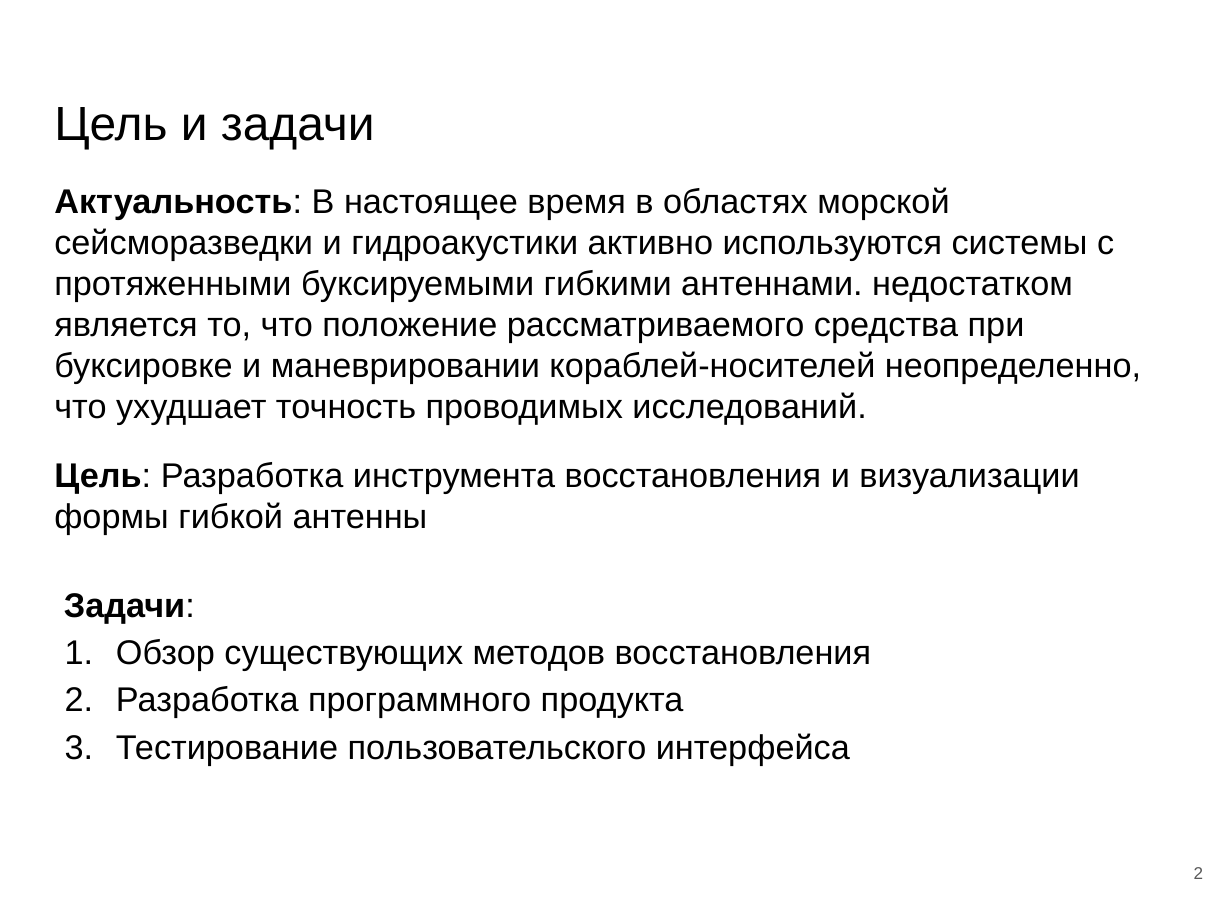
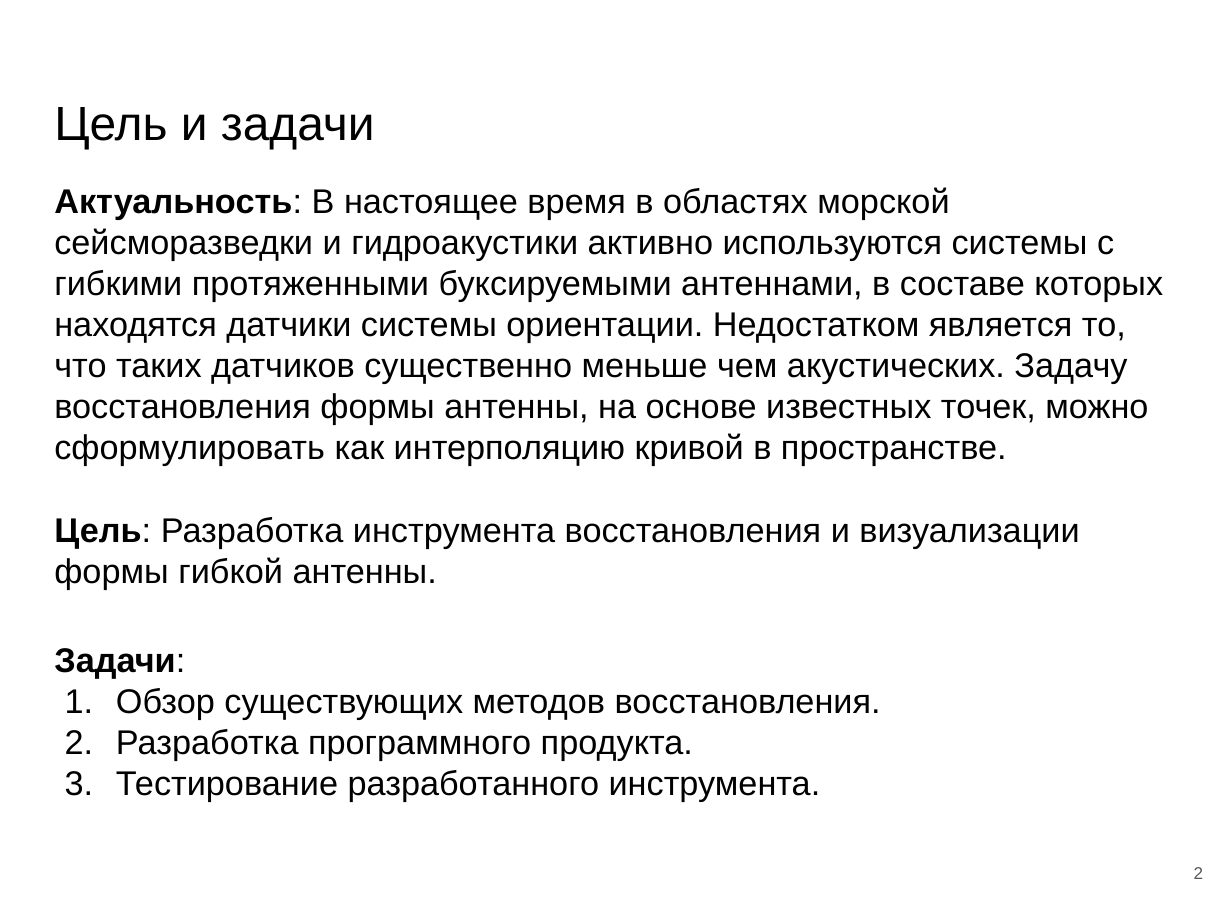
Before and after one commit to DimonPopov/PopovDS_9304_GraduateWork, a slide deck: slide 2 of paper/Презентация_защита.pptx. Drawn at 1232x924 pixels with LibreOffice and Linux fonts; fonts in the diff are those of the drawing. Boxes give left, top, right and bottom in pixels: in the first picture for what was removed or moved away, otherwise in the second. Text is boxed around its words. In the diff, an @@ line names an element or a change of style, - is before the commit and + after.

```diff
--- a/paper/Презентация_защита.pptx
+++ b/paper/Презентация_защита.pptx
@@ text at (54,187,1163,589): text changed @@
-Актуальность: В настоящее время в областях морской сейсморазведки и гидроакустики активно используются системы с протяженными буксируемыми гибкими антеннами. недостатком является то, что положение рассматриваемого средства при буксировке и маневрировании кораблей-носителей неопределенно, что ухудшает точность проводимых исследований.
-Цель: Разработка инструмента восстановления и визуализации формы гибкой антенны
+Актуальность: В настоящее время в областях морской сейсморазведки и гидроакустики активно используются системы с гибкими протяженными буксируемыми антеннами, в составе которых находятся датчики системы ориентации. Недостатком является то, что таких датчиков существенно меньше чем акустических. Задачу восстановления формы антенны, на основе известных точек, можно сформулировать как интерполяцию кривой в пространстве.
+Цель: Разработка инструмента восстановления и визуализации формы гибкой антенны.
@@ text at (116,688,881,801): text changed @@
-1. Обзор существующих методов восстановления
-2. Разработка программного продукта
-3. Тестирование пользовательского интерфейса
+1. Обзор существующих методов восстановления.
+2. Разработка программного продукта.
+3. Тестирование разработанного инструмента.
```
Also in this commit, not shown: 3 other slides changed, 3 other files.
